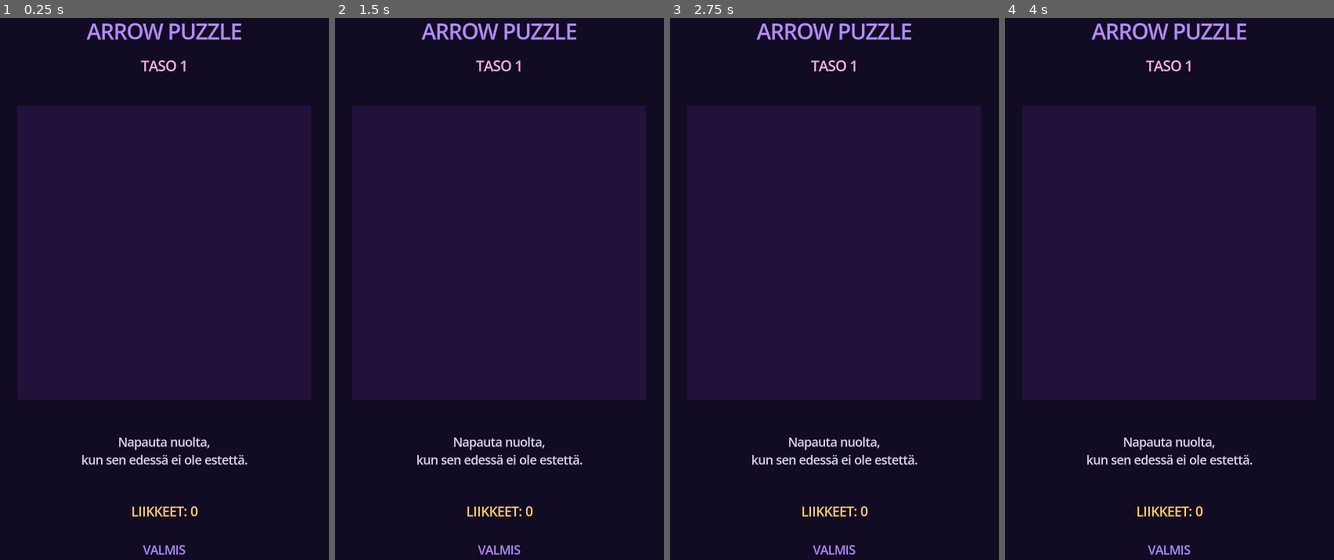
Above: before the commit, frames 1-4 (left to right).
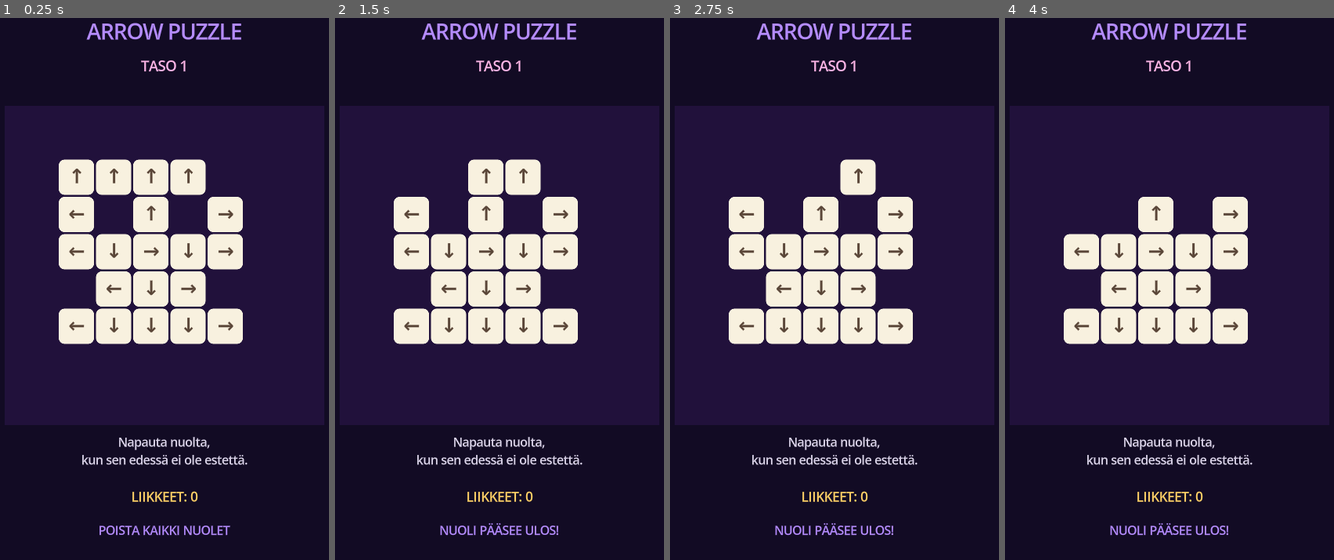
Above: after the commit, the same moments.

Repository: sape69/arrow-puzzle
Game: Godot game, scene res://scenes/main.tscn
Same seed, same stepped clock (60 frames per second), same inputs: the game is played once before the commit and once after it.
Inputs (mouse positions are in pixels of both pictures, inside the frame that each line leads up to):
- Up to frame 1 (0.25 s): no input
- Up to frame 2 (1.5 s): click (410, 175) at 0.5 s, where only the run after the commit has a clickable "↑"; click (450, 175) at 1.25 s, where only the run after the commit has a clickable "↑"
- Up to frame 3 (2.75 s): click (821, 175) at 2 s, where only the run after the commit has a clickable "↑"
- Up to frame 4 (4 s): click (1192, 175) at 2.75 s, where only the run after the commit has a clickable "↑"; click (1080, 213) at 3.5 s, where only the run after the commit has a clickable "←"

The runs differ from the first frame. In frame 1, 15% of the frame differs, in the area x 17-74%, y 26-100%; in frame 2, 13%; in frame 3, 13%; in frame 4, 11%.

Commit message:
Update main.tscn

Diff:
--- a/scenes/main.tscn
+++ b/scenes/main.tscn
@@ -1,12 +1,14 @@
 [gd_scene load_steps=2 format=3]
 
-[sub_resource type="RectangleShape2D" id="RectangleShape2D_board"]
+[ext_resource type="Script" path="res://scripts/main.gd" id="1_main"]
 
 [node name="Main" type="Node2D"]
+script = ExtResource("1_main")
 
 [node name="Background" type="ColorRect" parent="."]
 offset_right = 720.0
 offset_bottom = 1280.0
+mouse_filter = 2
 color = Color(0.0705882, 0.0431373, 0.141176, 1)
 
 [node name="Title" type="Label" parent="."]
@@ -30,10 +32,11 @@
 horizontal_alignment = 1
 
 [node name="Board" type="ColorRect" parent="."]
-offset_left = 60.0
+offset_left = 34.0
 offset_top = 230.0
-offset_right = 660.0
-offset_bottom = 830.0
+offset_right = 686.0
+offset_bottom = 882.0
+mouse_filter = 2
 color = Color(0.129412, 0.0666667, 0.231373, 1)
 
 [node name="Instruction" type="Label" parent="."]
@@ -48,9 +51,9 @@
 
 [node name="MovesLabel" type="Label" parent="."]
 offset_left = 40.0
-offset_top = 1040.0
+offset_top = 1010.0
 offset_right = 680.0
-offset_bottom = 1090.0
+offset_bottom = 1060.0
 theme_override_colors/font_color = Color(1, 0.819608, 0.4, 1)
 theme_override_font_sizes/font_size = 26
 text = "LIIKKEET: 0"
@@ -58,10 +61,10 @@
 
 [node name="StatusLabel" type="Label" parent="."]
 offset_left = 40.0
-offset_top = 1120.0
+offset_top = 1080.0
 offset_right = 680.0
-offset_bottom = 1170.0
+offset_bottom = 1135.0
 theme_override_colors/font_color = Color(0.709804, 0.54902, 1, 1)
 theme_override_font_sizes/font_size = 24
-text = "VALMIS"
+text = "POISTA KAIKKI NUOLET"
 horizontal_alignment = 1
